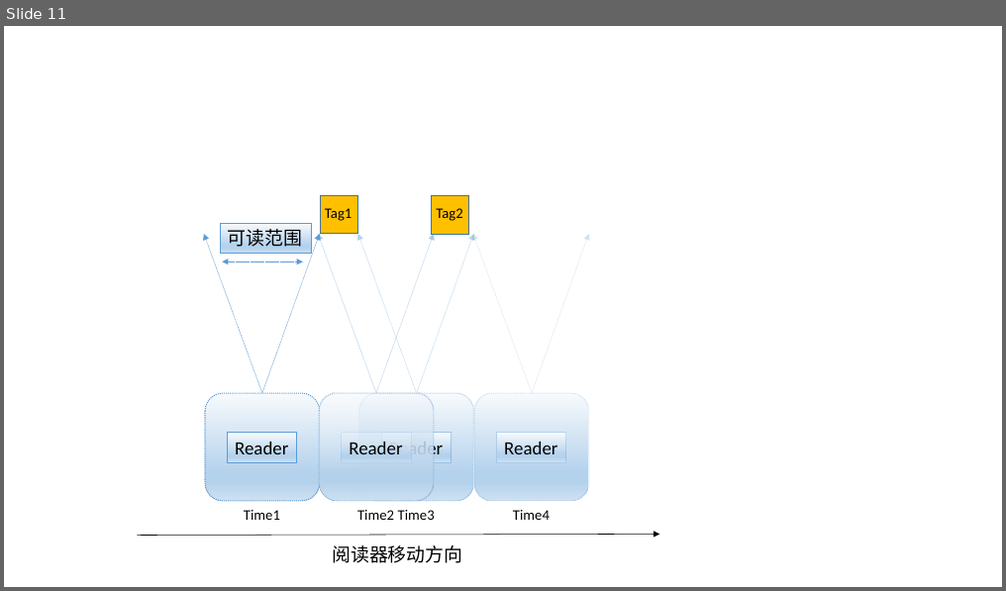
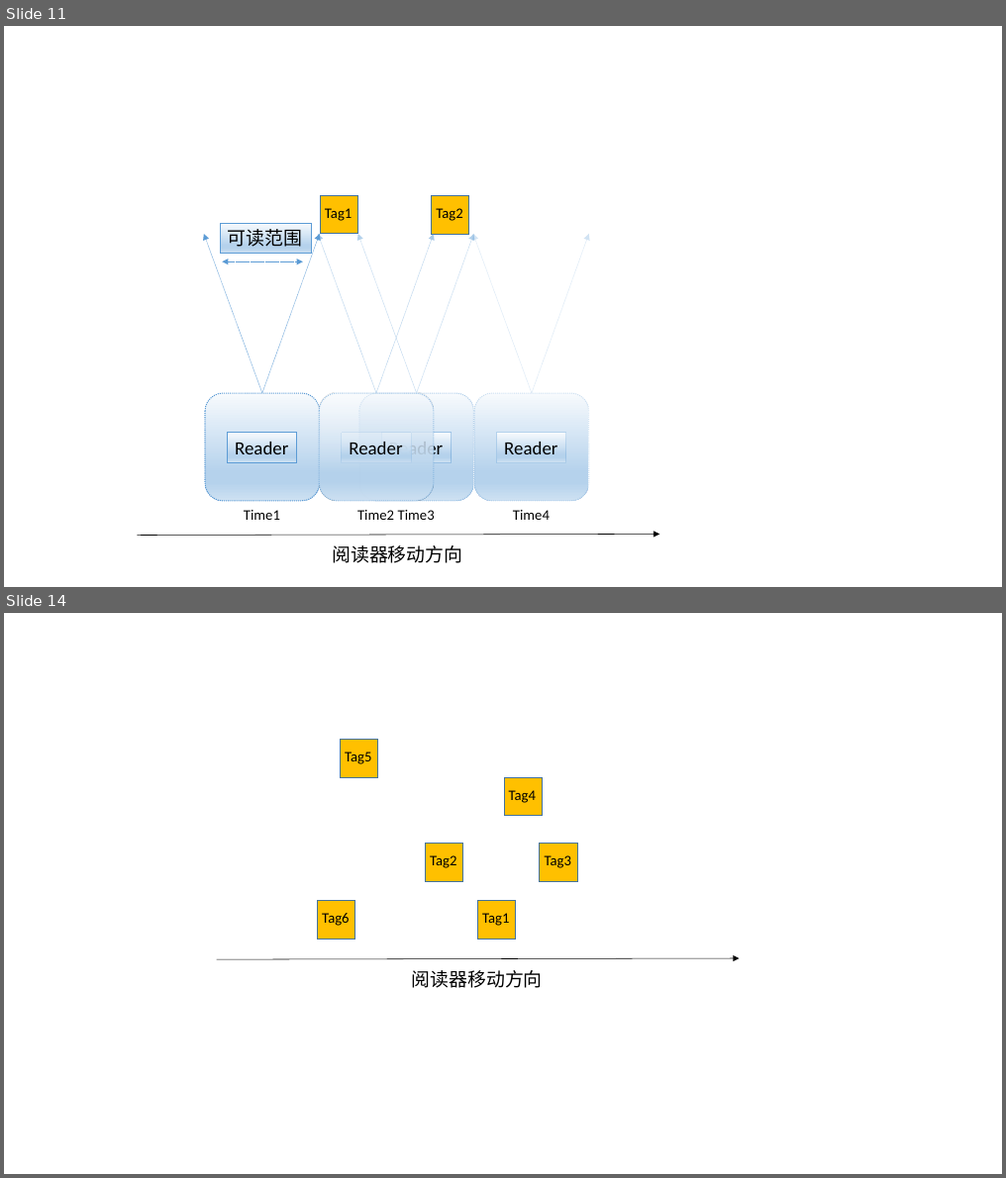
Before and after one commit to Allen-Wang-PW/Graduate_Project, a slide deck: 毕业论文/xArray/pic.pptx. Shown one above the other, each under a label of ours: slide 11 before the commit, slides 11 and 14 after it; the slides between them are not shown. The pictures are 1006x591 and 1006x1178 pixels, drawn with LibreOffice and Linux fonts; fonts in the diff are those of the drawing. Boxes give left, top, right and bottom in pixels: in the first picture for what was removed or moved away, otherwise in the second. Text is boxed around its words. In the diff, an @@ line names an element or a change of style, - is before the commit and + after.

```diff
--- a/毕业论文/xArray/pic.pptx
+++ b/毕业论文/xArray/pic.pptx
@@ slide 14 added at box(4, 613, 1002, 1174), background #FFFFFF @@
@@ rectangle added at box(341, 739, 378, 777), fill #FFC000, outline #43739E 1 pt @@
@@ text added at box(345, 752, 371, 764), 14 pt, text #000000 @@
+Tag5
@@ rectangle added at box(504, 777, 543, 816), fill #FFC000, outline #43739E 1 pt @@
@@ text added at box(509, 790, 536, 803), 14 pt, text #000000 @@
+Tag4
@@ rectangle added at box(426, 844, 463, 881), fill #FFC000, outline #43739E 1 pt @@
@@ rectangle added at box(540, 844, 578, 881), fill #FFC000, outline #43739E 1 pt @@
@@ text added at box(430, 856, 456, 868), 14 pt, text #000000 @@
+Tag2
@@ text added at box(545, 856, 571, 868), 14 pt, text #000000 @@
+Tag3
@@ rectangle added at box(318, 900, 355, 939), fill #FFC000, outline #43739E 1 pt @@
@@ rectangle added at box(478, 901, 516, 940), fill #FFC000, outline #43739E 1 pt @@
@@ text added at box(322, 913, 349, 926), 14 pt, text #000000 @@
+Tag6
@@ text added at box(482, 913, 509, 926), 14 pt, text #000000 @@
+Tag1
@@ arrow added from (217, 959) to (740, 959), #000000 0.5 pt @@
@@ text added at box(412, 970, 543, 988), 18 pt, text #000000 @@
+阅读器移动方向
```
Also in this commit, not shown: 1 slide changed, 10 other slides added, 1 other file.
